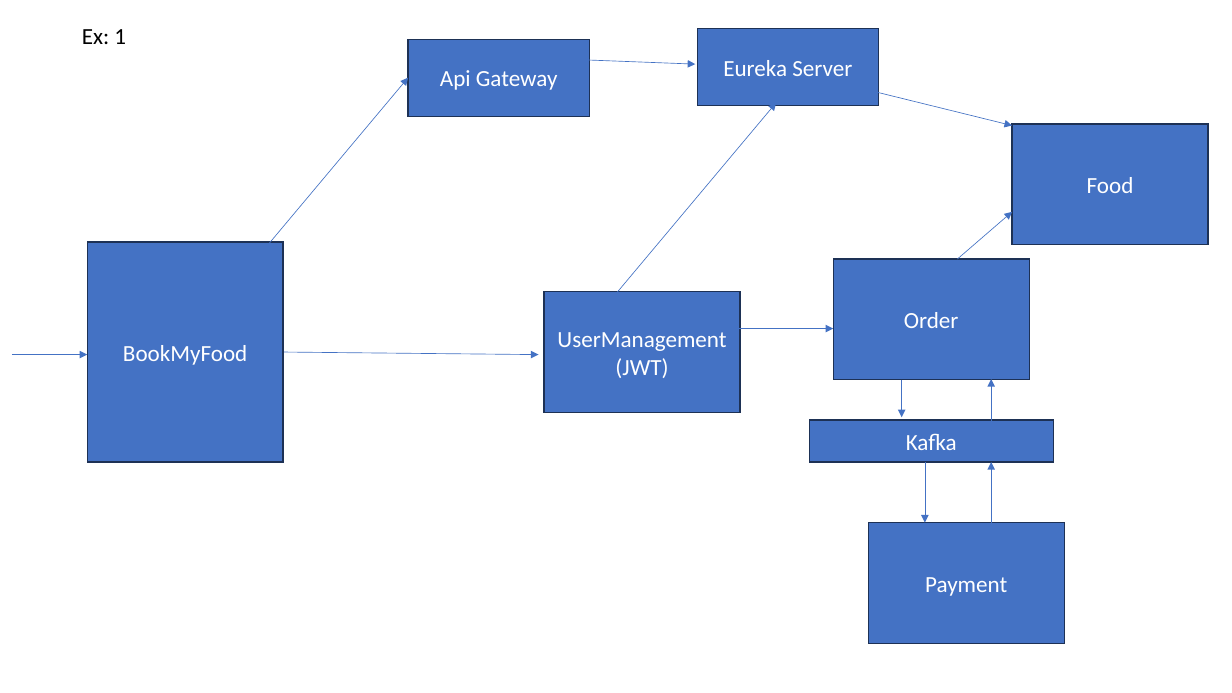
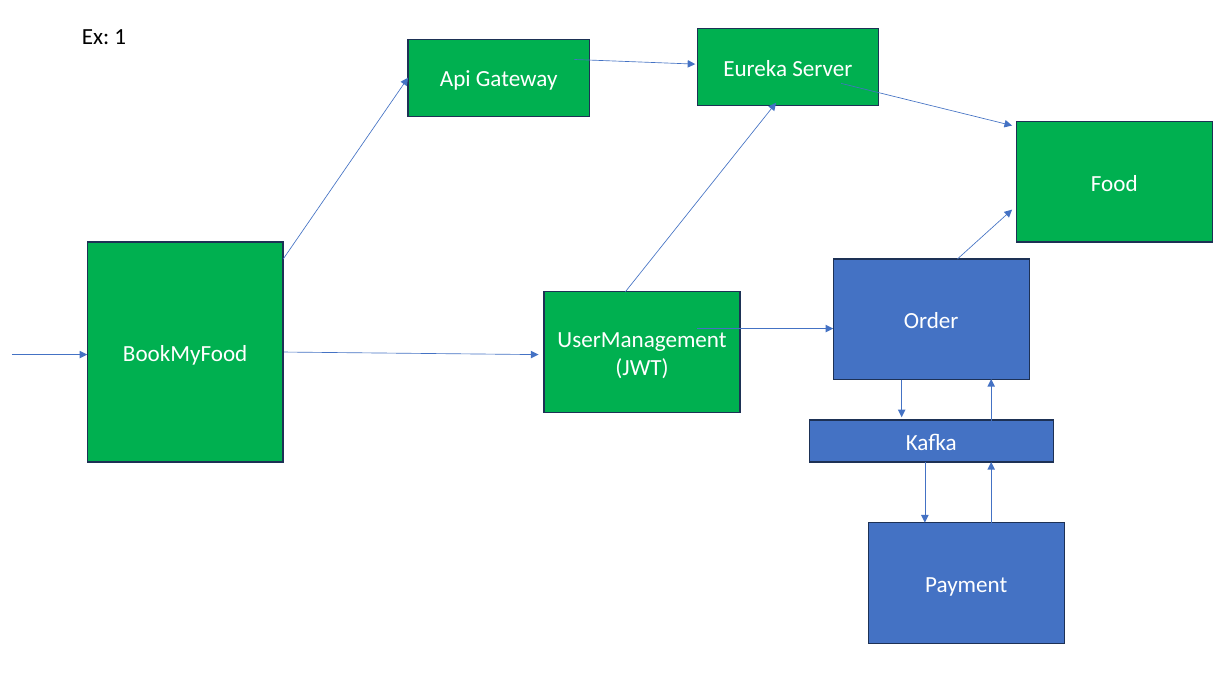
Before and after one commit to jayanta1971/wiprojulytrain, a slide deck: slide 2 of ppt/day-29-23_08_2025.pptx. Drawn at 1232x693 pixels with LibreOffice and Linux fonts; fonts in the diff are those of the drawing. Boxes give left, top, right and bottom in pixels: in the first picture for what was removed or moved away, otherwise in the second. Text is boxed around its words. In the diff, an @@ line names an element or a change of style, - is before the commit and + after.

```diff
--- a/ppt/day-29-23_08_2025.pptx
+++ b/ppt/day-29-23_08_2025.pptx
@@ arrow moved from (231, 289) - (409, 78) to (283, 259) - (409, 78) @@
@@ arrow moved from (599, 314) - (776, 103) to (626, 292) - (776, 103) @@
@@ fill #4472C4 to #00B050 in 5 elements at [544, 292, 740, 413], [698, 29, 879, 105], [409, 39, 590, 116], [87, 242, 283, 462], [1017, 121, 1213, 242] @@
@@ rectangle "Food": place and size @@
-rectangle "Food" at [1012, 124, 1208, 245]
+rectangle "Food" at [1017, 121, 1213, 242]
```
Also in this commit, not shown: 1 slide added, 52 other files.
